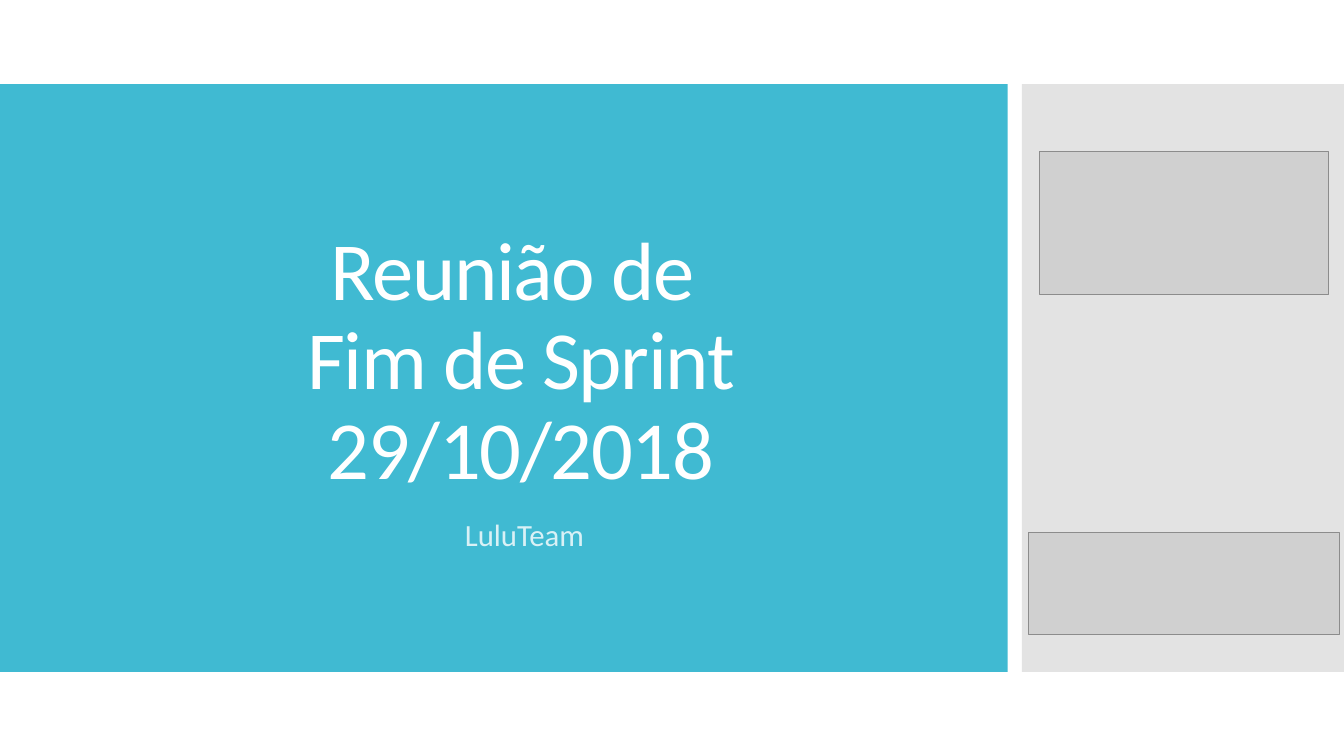
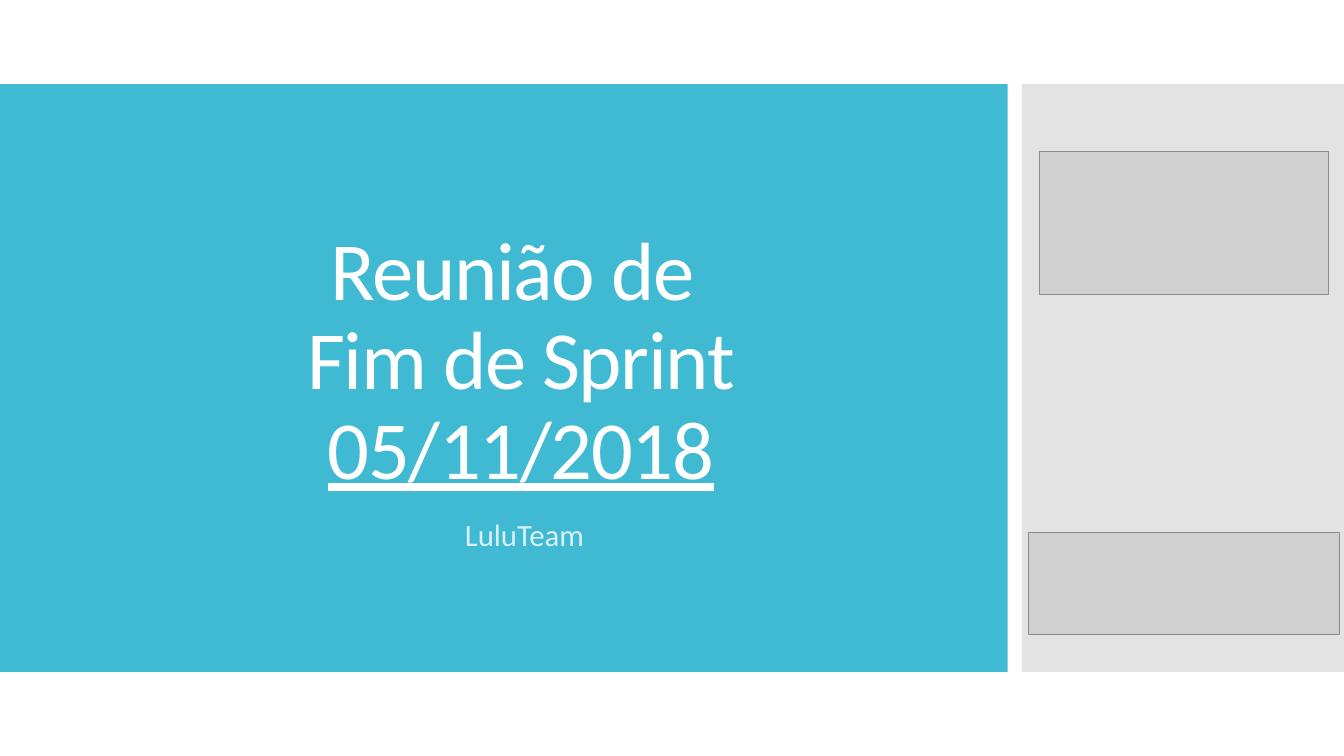
Before and after one commit to AlexandroGonSan/Projeto_final_POO_2018.2, a slide deck: slide 1 of Sprints/Sprint_009 da equipe.pptx. Drawn at 1344x756 pixels with LibreOffice and Linux fonts; fonts in the diff are those of the drawing; grey boxes stand for pictures. Boxes give left, top, right and bottom in pixels: in the first picture for what was removed or moved away, otherwise in the second. Text is boxed around its words. In the diff, an @@ line names an element or a change of style, - is before the commit and + after.

Commit message:
Corrigindo a data

```diff
--- a/Sprints/Sprint_009 da equipe.pptx
+++ b/Sprints/Sprint_009 da equipe.pptx
@@ title at (x1=307, y1=242, x2=735, y2=491): text changed @@
-Reunião de
-Fim de Sprint
-29/10/2018
+Reunião de
+Fim de Sprint
+05/11/2018
```
